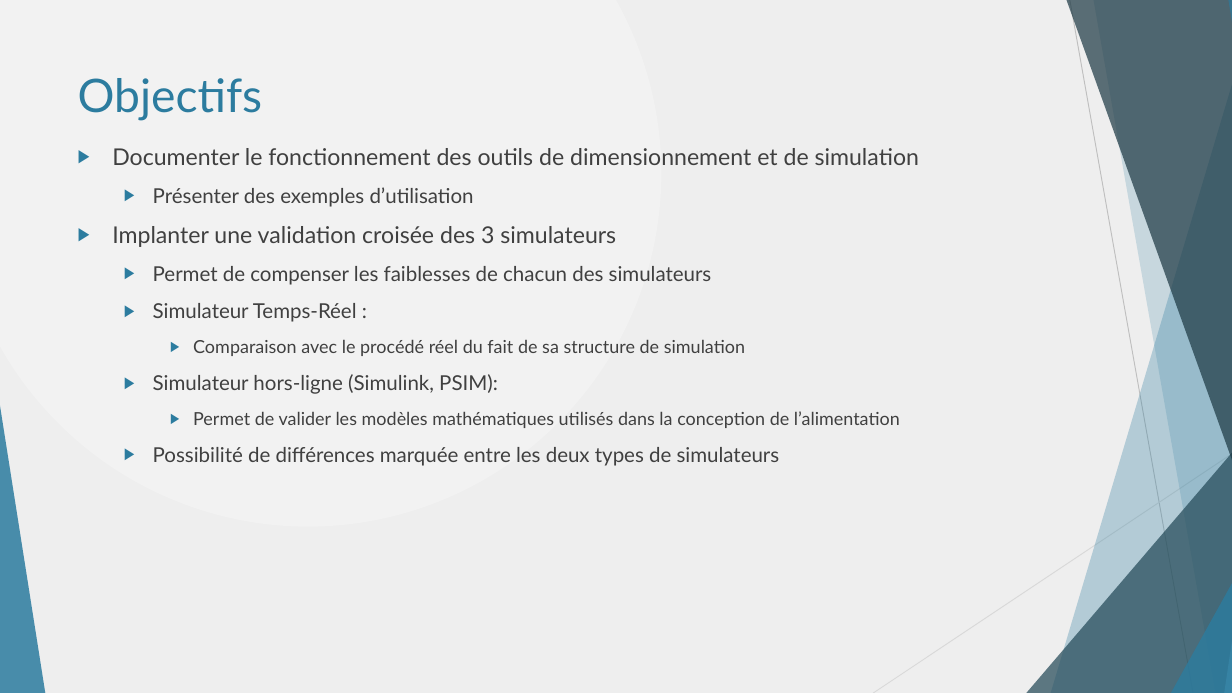
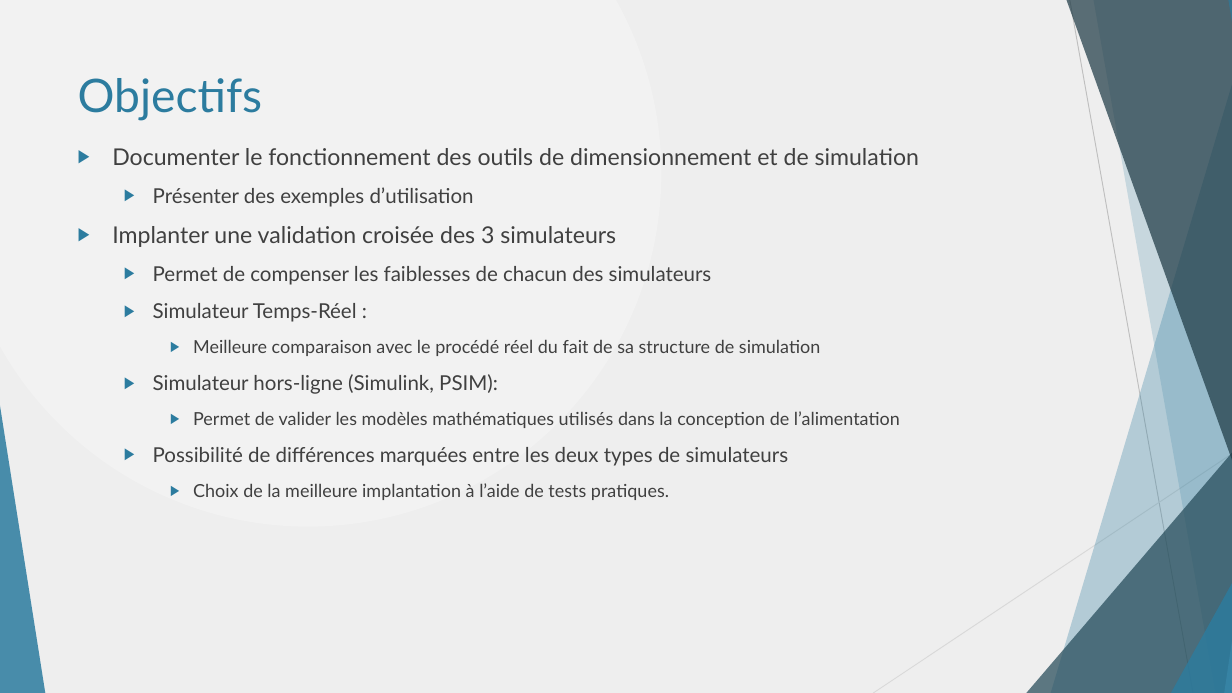
Before and after one commit to danthib76/DesignIV, a slide deck: slide 12 of Remise/Remise 1/Presentation_Remise_1.pptx. Drawn at 1232x693 pixels with LibreOffice and Linux fonts; fonts in the diff are those of the drawing. Boxes give left, top, right and bottom in pixels: in the first picture for what was removed or moved away, otherwise in the second. Text is boxed around its words. In the diff, an @@ line names an element or a change of style, - is before the commit and + after.

```diff
--- a/Remise/Remise 1/Presentation_Remise_1.pptx
+++ b/Remise/Remise 1/Presentation_Remise_1.pptx
@@ text at bbox=[193, 339, 820, 356]: text changed @@
-    ▶ Comparaison avec le procédé réel du fait de sa structure de simulation
+    ▶ Meilleure comparaison avec le procédé réel du fait de sa structure de simulation
@@ text at bbox=[153, 447, 789, 500]: text changed @@
-  ▶ Possibilité de différences marquée entre les deux types de simulateurs
+  ▶ Possibilité de différences marquées entre les deux types de simulateurs
+    ▶ Choix de la meilleure implantation à l’aide de tests pratiques.
```
Also in this commit, not shown: 1 other slide changed, 5 slides added.
